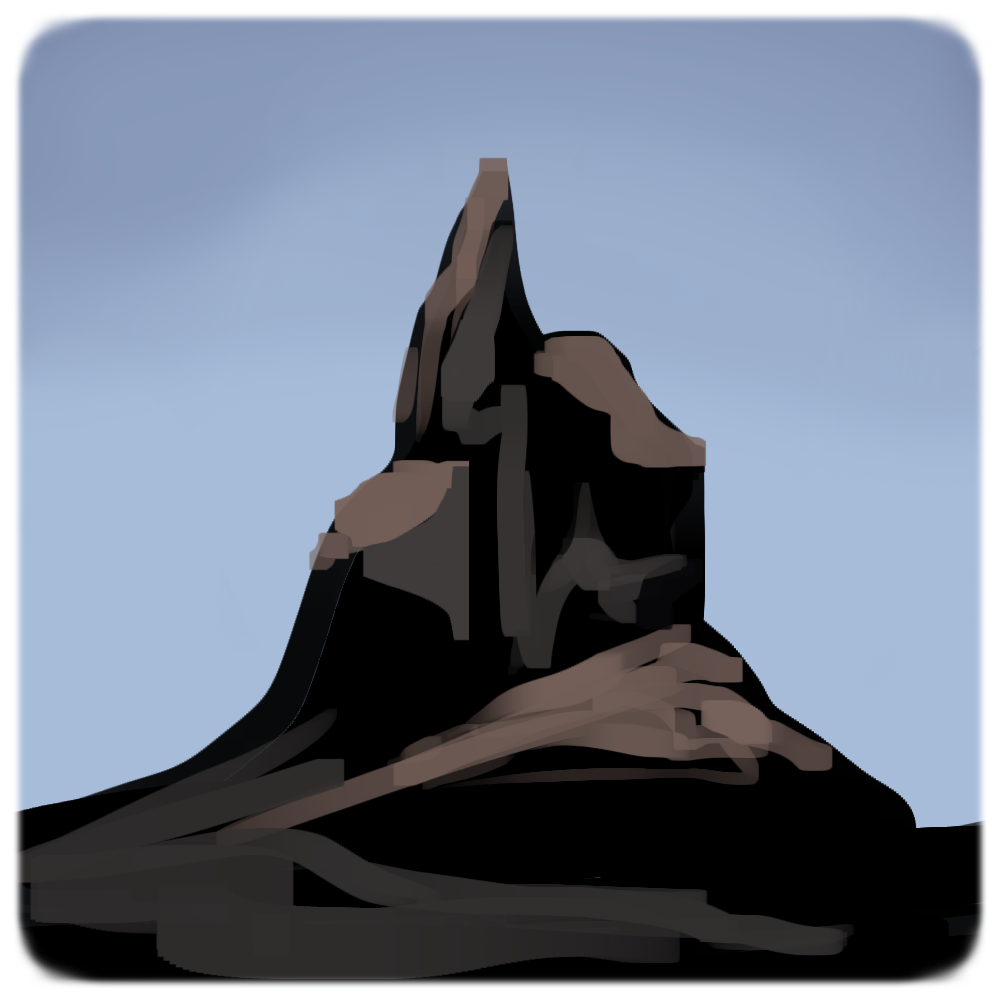
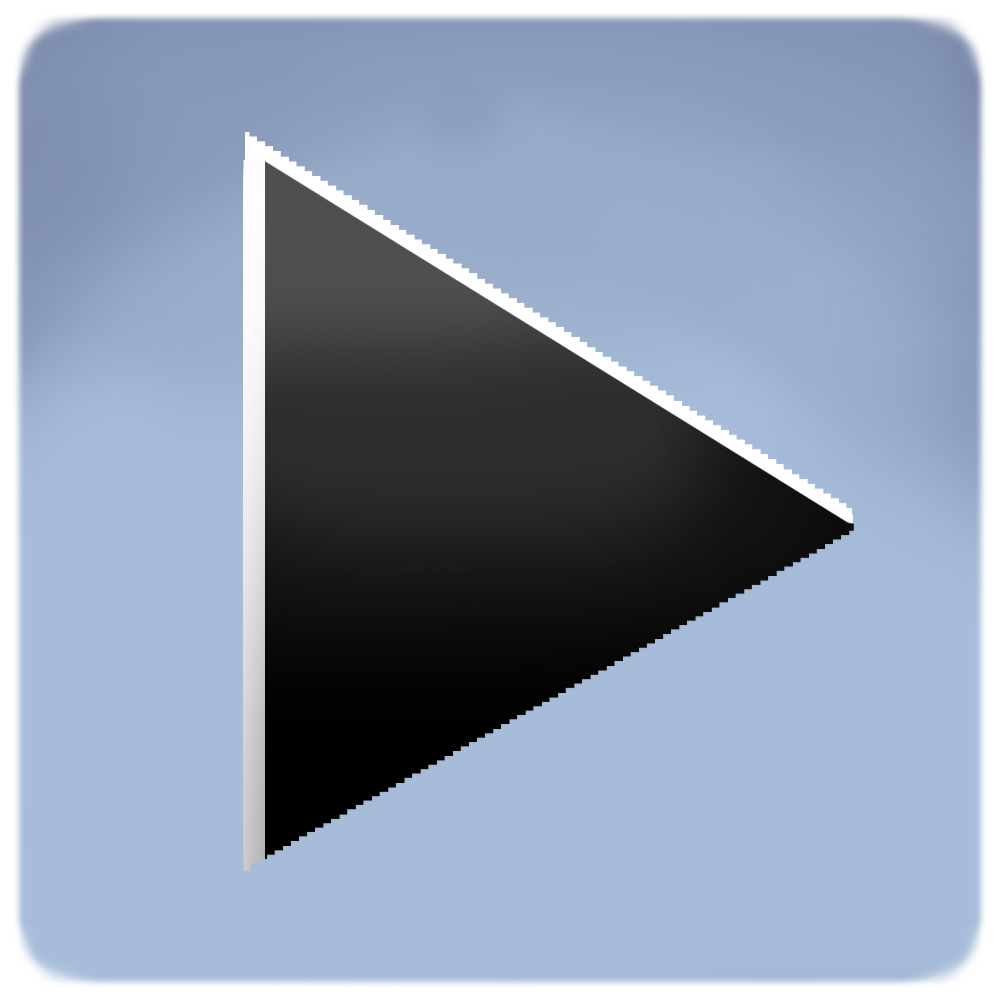
Layered file, before and after one edit (1000 x 1000). Changes by layer:
added layer "Layer 33" above "Layer 34" over left=173, top=95, right=877, bottom=914
added layer "Layer 34" above "Layer 32" over left=16, top=68, right=985, bottom=793
added layer "Layer 29" above "Layer 25 copy" over left=243, top=131, right=854, bottom=872
added layer "Layer 21" above "Layer 13" over left=13, top=68, right=987, bottom=988
